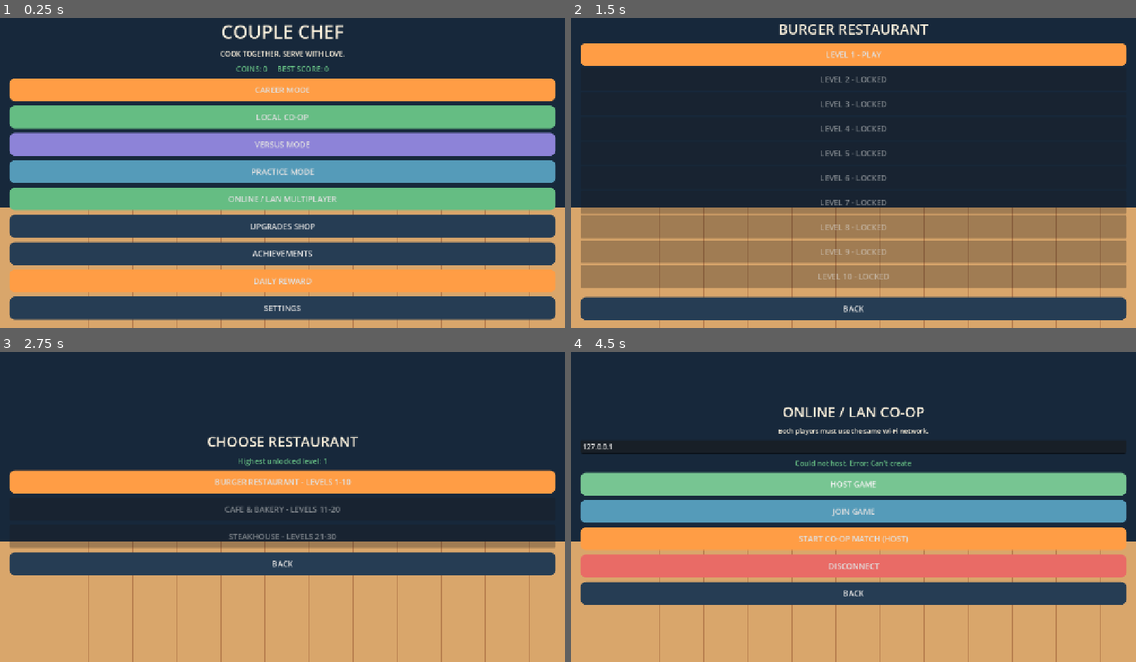
Above: before the commit, frames 1-4 (two rows, left to right).
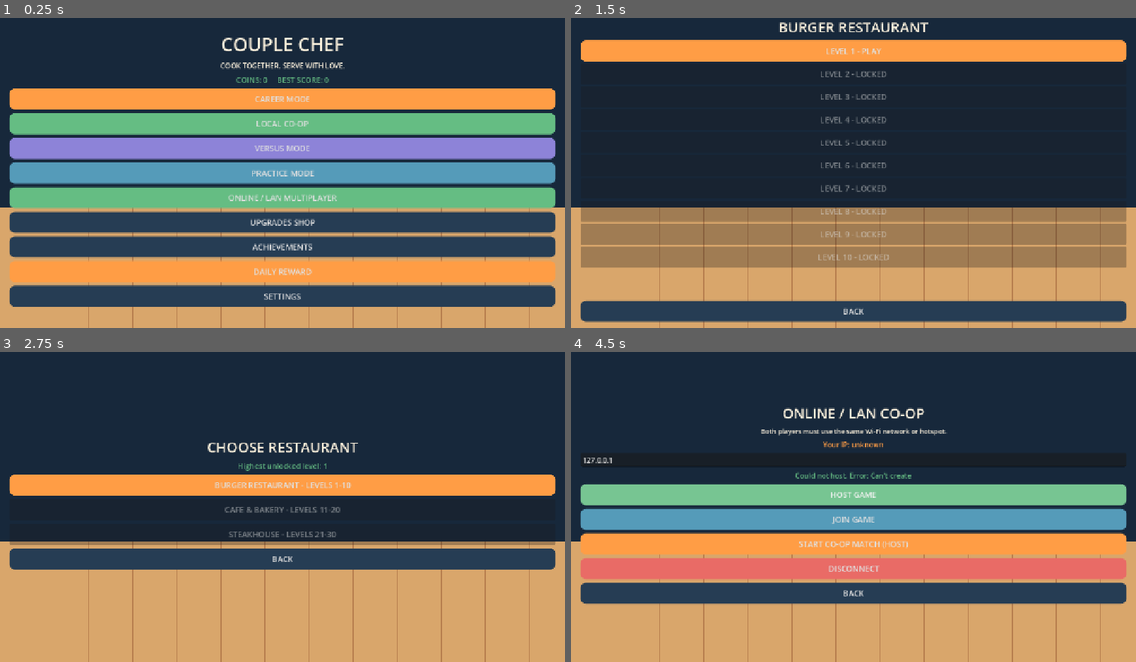
Above: after the commit, the same moments.

Repository: Cooper0203/couple-chef-godot
Game: Godot game, scene res://main.tscn
Same seed, same stepped clock (60 frames per second), same inputs: the game is played once before the commit and once after it.
Inputs:
- Up to frame 1 (0.25 s): no input
- Up to frame 2 (1.5 s): click "CAREER MODE" at 0.5 s; click "BURGER RESTAURANT - LEVELS 1-…" at 1.25 s
- Up to frame 3 (2.75 s): click "BACK" at 2 s
- Up to frame 4 (4.5 s): click "BACK" at 2.75 s; click "ONLINE / LAN MULTIPLAYER" at 3.5 s; click "HOST GAME" at 4.25 s

The runs differ from the first frame. In frame 1, 34% of the frame differs, in the area x 1-99%, y 2-98%; in frame 2, 16%; in frame 3, 8.2%; in frame 4, 18%.

Commit message:
Add files via upload

Diff:
--- a/scripts/main.gd
+++ b/scripts/main.gd
@@ -1,5 +1,5 @@
 extends Control
-# Couple Chef - consolidated Godot 4 main.gd
+# Couple Chef - consolidated Godot 4 main.gd (fixed startup build)
 # Replace the entire contents of scripts/main.gd with this file.
 
 const SAVE_PATH := "user://couple_chef.cfg"
@@ -95,21 +95,21 @@
     show_menu()
 
 func _draw() -> void:
-    var size := get_viewport_rect().size
-    draw_rect(Rect2(Vector2.ZERO, size), BG)
+    var view: Vector2 = get_viewport_rect().size
+    draw_rect(Rect2(Vector2.ZERO, view), BG)
     if screen == "kitchen":
-        draw_rect(Rect2(0, size.y * 0.48, size.x, size.y * 0.52), Color("#d9a66b"))
-        draw_rect(Rect2(size.x * 0.12, size.y * 0.48, size.x * 0.76, size.y * 0.20), Color("#87583e"))
+        draw_rect(Rect2(0, view.y * 0.48, view.x, view.y * 0.52), Color("#d9a66b"))
+        draw_rect(Rect2(view.x * 0.12, view.y * 0.48, view.x * 0.76, view.y * 0.20), Color("#87583e"))
         for i in range(3):
-            var x := size.x * (0.25 + 0.25 * i)
-            draw_rect(Rect2(x - 55, size.y * 0.35, 110, 100), Color("#f6e6c9"))
-            draw_circle(Vector2(x, size.y * 0.40), 23, Color("#d7e3e5"))
-        draw_chef(Vector2(size.x * 0.40, size.y * 0.75), OUTFIT_COLORS[chef1_outfit_index])
-        draw_chef(Vector2(size.x * 0.60, size.y * 0.75), OUTFIT_COLORS[chef2_outfit_index])
+            var x: float = view.x * (0.25 + 0.25 * float(i))
+            draw_rect(Rect2(x - 55, view.y * 0.35, 110, 100), Color("#f6e6c9"))
+            draw_circle(Vector2(x, view.y * 0.40), 23, Color("#d7e3e5"))
+        draw_chef(Vector2(view.x * 0.40, view.y * 0.75), OUTFIT_COLORS[chef1_outfit_index])
+        draw_chef(Vector2(view.x * 0.60, view.y * 0.75), OUTFIT_COLORS[chef2_outfit_index])
     else:
-        draw_rect(Rect2(0, size.y * 0.62, size.x, size.y * 0.38), Color("#d9a66b"))
-        for x in range(0, int(size.x), 100):
-            draw_line(Vector2(x, size.y * 0.62), Vector2(x, size.y), Color("#b77e4e"), 2)
+        draw_rect(Rect2(0, view.y * 0.62, view.x, view.y * 0.38), Color("#d9a66b"))
+        for x in range(0, int(view.x), 100):
+            draw_line(Vector2(x, view.y * 0.62), Vector2(x, view.y), Color("#b77e4e"), 2)
 
 func draw_chef(pos: Vector2, clothes: Color) -> void:
     draw_circle(pos + Vector2(0, 24), 28, clothes)
@@ -129,8 +129,8 @@
     var margin := MarginContainer.new()
     margin.add_theme_constant_override("margin_left", 22)
     margin.add_theme_constant_override("margin_right", 22)
-    margin.add_theme_constant_override("margin_top", 18)
-    margin.add_theme_constant_override("margin_bottom", 18)
+    margin.add_theme_constant_override("margin_top", 14)
+    margin.add_theme_constant_override("margin_bottom", 14)
     margin.set_anchors_and_offsets_preset(Control.PRESET_FULL_RECT)
     return margin
 
@@ -146,7 +146,7 @@
 func make_button(value: String, callback: Callable, color: Color = ORANGE) -> Button:
     var button := Button.new()
     button.text = value
-    button.custom_minimum_size = Vector2(0, 52)
+    button.custom_minimum_size = Vector2(0, 48)
     button.size_flags_horizontal = Control.SIZE_EXPAND_FILL
     button.add_theme_font_size_override("font_size", 18)
     var normal := StyleBoxFlat.new()
@@ -158,9 +158,12 @@
     normal.content_margin_left = 10
     normal.content_margin_right = 10
     button.add_theme_stylebox_override("normal", normal)
-    var hover := normal.duplicate()
+    var hover: StyleBoxFlat = normal.duplicate() as StyleBoxFlat
     hover.bg_color = color.lightened(0.12)
     button.add_theme_stylebox_override("hover", hover)
+    var pressed: StyleBoxFlat = normal.duplicate() as StyleBoxFlat
+    pressed.bg_color = color.darkened(0.15)
+    button.add_theme_stylebox_override("pressed", pressed)
     button.pressed.connect(callback)
     return button
 
@@ -177,7 +180,7 @@
     layout.size_flags_horizontal = Control.SIZE_EXPAND_FILL
     layout.size_flags_vertical = Control.SIZE_EXPAND_FILL
     layout.alignment = BoxContainer.ALIGNMENT_CENTER
-    layout.add_theme_constant_override("separation", 10)
+    layout.add_theme_constant_override("separation", 8)
     margin.add_child(layout)
     var title := make_label(title_text, title_size)
     layout.add_child(title)
@@ -225,12 +228,13 @@
     var layout := make_layout(restaurant_name.to_upper())
     var scroll := ScrollContainer.new()
     scroll.size_flags_vertical = Control.SIZE_EXPAND_FILL
+    scroll.size_flags_horizontal = Control.SIZE_EXPAND_FILL
     layout.add_child(scroll)
     var list := VBoxContainer.new()
     list.size_flags_horizontal = Control.SIZE_EXPAND_FILL
     scroll.add_child(list)
     for n in range(first_level, last_level + 1):
-        var selected := n
+        var selected: int = n
         var b := make_button("LEVEL %d%s" % [selected, " - LOCKED" if selected > unlocked_level else " - PLAY"], func(): start_career_level(selected))
         b.disabled = selected > unlocked_level
         list.add_child(b)
@@ -270,7 +274,7 @@
     var layout := make_layout("UPGRADES SHOP")
     layout.add_child(make_label("Coins: %d" % coins, 18, GREEN))
     layout.add_child(make_label("Customer patience upgrade: level %d" % patience_upgrade, 16))
-    var cost := 50 + patience_upgrade * 50
+    var cost: int = 50 + patience_upgrade * 50
     var buy := make_button("BUY +2 SECONDS PATIENCE - %d COINS" % cost, func():
         if coins >= cost:
             coins -= cost
@@ -289,12 +293,13 @@
     var layout := make_layout("ACHIEVEMENTS")
     var names := ["First Service", "Combo Master", "Five-Star Chef", "Career Expert", "Dedicated Chef"]
     for achievement in names:
-        var mark := "✓ " if achievements.has(achievement) else "○ "
-        layout.add_child(make_label(mark + achievement, 18, GREEN if achievements.has(achievement) else CREAM))
+        var done: bool = achievements.has(achievement)
+        var mark: String = "✓ " if done else "○ "
+        layout.add_child(make_label(mark + achievement, 18, GREEN if done else CREAM))
     add_button(layout, "BACK", show_menu, PANEL)
 
 func claim_daily_reward() -> void:
-    var today := Time.get_date_string_from_system()
+    var today: String = Time.get_date_string_from_system()
     if last_daily_reward == today:
         status_text = "Daily reward already claimed today."
     else:
@@ -304,10 +309,18 @@
         save_progress()
     show_menu()
 
+func local_ip() -> String:
+    for a in IP.get_local_addresses():
+        var addr: String = str(a)
+        if addr.begins_with("192.168.") or addr.begins_with("10.") or addr.begins_with("172."):
+            return addr
+    return "unknown"
+
 func show_multiplayer() -> void:
     screen = "multiplayer"
     var layout := make_layout("ONLINE / LAN CO-OP")
-    layout.add_child(make_label("Both players must use the same Wi-Fi network.", 15))
+    layout.add_child(make_label("Both players must use the same Wi-Fi network or hotspot.", 15))
+    layout.add_child(make_label("Your IP: " + local_ip(), 16, ORANGE))
     ip_input = LineEdit.new()
     ip_input.placeholder_text = "Host IP address (example: 192.168.1.10)"
     ip_input.text = host_ip
@@ -317,7 +330,7 @@
     add_button(layout, "HOST GAME", host_lan_game, GREEN)
     add_button(layout, "JOIN GAME", join_lan_game, Color("#559bb9"))
     add_button(layout, "START CO-OP MATCH (HOST)", start_host_match, ORANGE)
-    add_button(layout, "DISCONNECT", disconnect_network, RED)
+    add_button(layout, "DISCONNECT", func(): disconnect_network(); update_lobby("Not connected"), RED)
     add_button(layout, "BACK", show_menu, PANEL)
 
 func update_lobby(message: String) -> void:
@@ -328,14 +341,14 @@
 func host_lan_game() -> void:
     disconnect_network()
     var peer := ENetMultiplayerPeer.new()
-    var result := peer.create_server(PORT, MAX_CLIENTS)
+    var result: int = peer.create_server(PORT, MAX_CLIENTS)
     if result != OK:
         update_lobby("Could not host. Error: %s" % error_string(result))
         return
     multiplayer.multiplayer_peer = peer
     is_network_game = true
     is_host = true
-    update_lobby("Hosting. Give your partner your local IP address and wait for them to join.")
+    update_lobby("Hosting at %s - tell your partner this IP and wait for them to join." % local_ip())
 
 func join_lan_game() -> void:
     host_ip = ip_input.text.strip_edges() if is_instance_valid(ip_input) else host_ip
@@ -344,7 +357,7 @@
         return
     disconnect_network()
     var peer := ENetMultiplayerPeer.new()
-    var result := peer.create_client(host_ip, PORT)
+    var result: int = peer.create_client(host_ip, PORT)
     if result != OK:
         update_lobby("Could not connect: %s" % error_string(result))
         return
@@ -370,11 +383,11 @@
     is_host = false
     network_status = "Not connected"
 
-func _on_peer_connected(peer_id: int) -> void:
+func _on_peer_connected(_peer_id: int) -> void:
     if is_host:
         update_lobby("Player connected. Host can start the match.")
 
-func _on_peer_disconnected(peer_id: int) -> void:
+func _on_peer_disconnected(_peer_id: int) -> void:
     update_lobby("Other player disconnected.")
 
 func _on_connected_to_server() -> void:
@@ -392,7 +405,7 @@
         update_lobby("Host disconnected.")
 
 func generate_customer_order() -> void:
-    var choice := randi_range(0, 2)
+    var choice: int = randi_range(0, 2)
     if choice == 0:
         current_order_name = "Classic Burger"
         current_ingredients_required = 3
@@ -760,7 +773,7 @@
     chef1_outfit_index = int(config.get_value("settings", "chef1_outfit", 0))
     chef2_outfit_index = int(config.get_value("settings", "chef2_outfit", 1))
     selected_language = str(config.get_value("settings", "language", "English"))
-    var saved := config.get_value("progress", "achievements", [])
+    var saved: Variant = config.get_value("progress", "achievements", [])
     if saved is Array:
         for item in saved:
             achievements.append(str(item))
